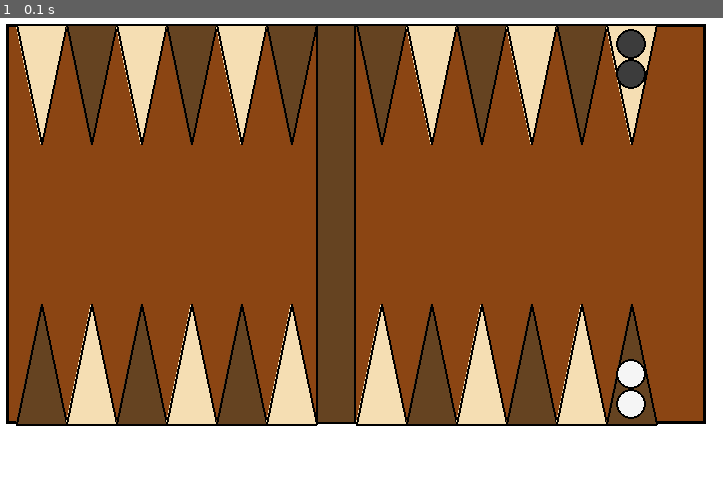
Above: before the commit, frame 1.
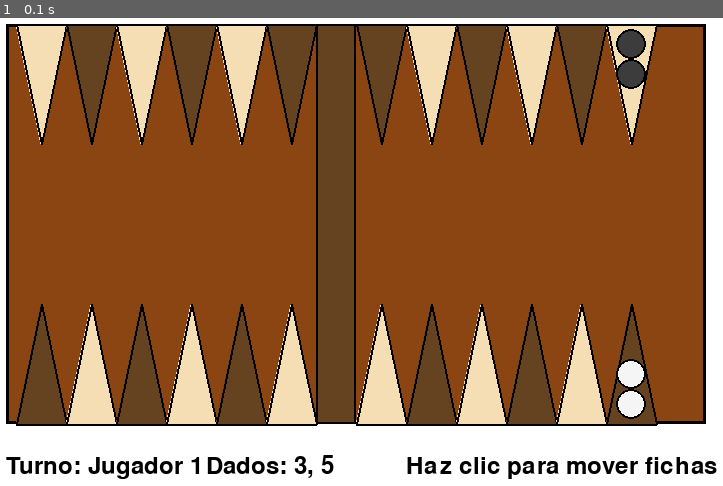
Above: after the commit, the same moment.

Repository: um-computacion/computacion-2025-backgammon-JoacoVanrell
Game: pygame game, started from pygame_ui/main.py
Same seed, same stepped clock (60 frames per second), same inputs: the game is played once before the commit and once after it.
Inputs:
- Up to frame 1 (0.1 s): no input

The runs differ from the first frame. In frame 1, 1.5% of the frame differs, in the area x 0-100%, y 93-99%.

Commit message:
pruebo diseño sobre informacion del juego

Diff:
--- a/pygame_ui/main.py
+++ b/pygame_ui/main.py
@@ -15,6 +15,9 @@
 DARK_TRIANGLE = (101, 67, 33)     # Marrón más oscuro para contraste
 FICHA_BLANCA = (245, 245, 245)    # Color de las fichas blancas
 FICHA_NEGRA = (60, 60, 60)        # Color de las fichas negras
+
+# Configurar fuente para texto
+font = pygame.font.Font(None, 36)
 
 # Bucle principal
 running = True
@@ -95,6 +98,22 @@
     pygame.draw.circle(screen, FICHA_NEGRA, (punto24_x, punto24_y + 30), ficha_radio)
     pygame.draw.circle(screen, BLACK, (punto24_x, punto24_y + 30), ficha_radio, 2)
 
+    # Información del juego
+    info_x = 50
+    info_y = 480
+
+    # Mostrar turno actual
+    turno_text = font.render("Turno: Jugador 1", True, BLACK)
+    screen.blit(turno_text, (info_x, info_y))
+
+    # Mostrar dados
+    dados_text = font.render("Dados: 3, 5", True, BLACK)
+    screen.blit(dados_text, (info_x + 200, info_y))
+
+    # Instrucciones
+    instrucciones_text = font.render("Haz clic para mover fichas", True, BLACK)
+    screen.blit(instrucciones_text, (info_x + 400, info_y))
+
     # Actualizar pantalla
     pygame.display.flip()
 
